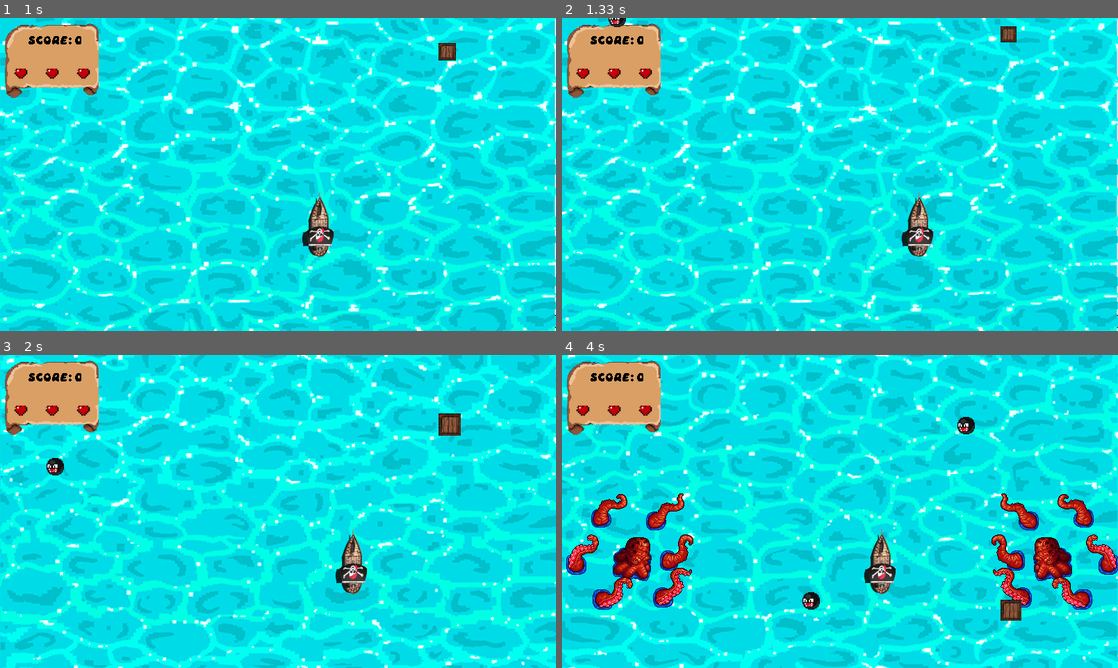
Above: before the commit, frames 1-4 (two rows, left to right).
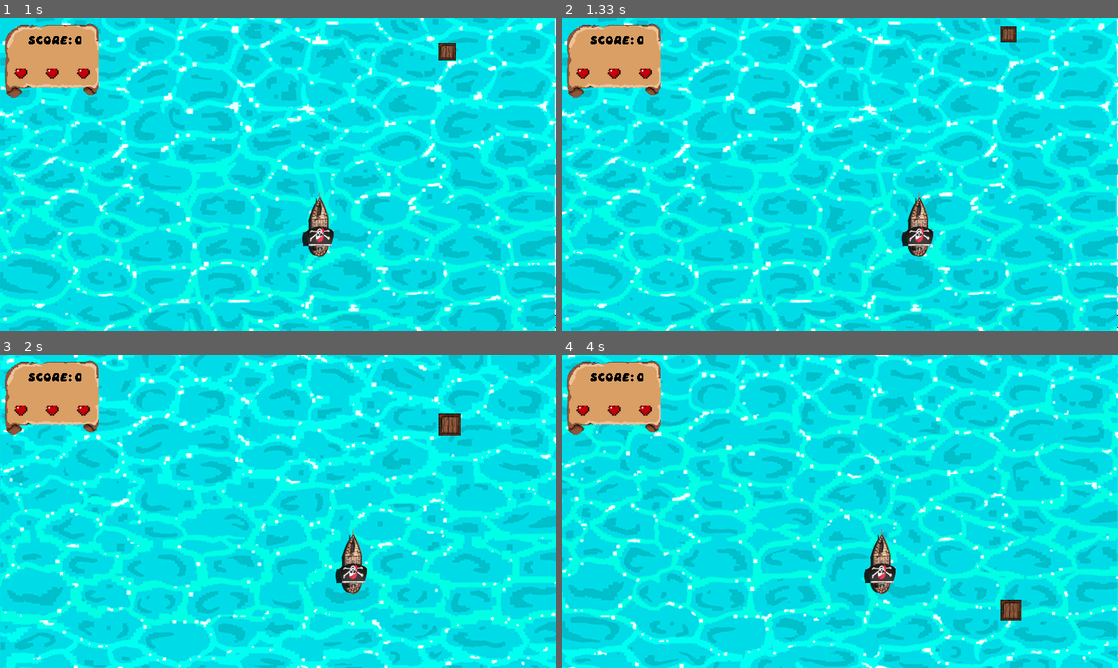
Above: after the commit, the same moments.

Repository: TheSirDylan/Pygames
Game: pygame game, started from sea_scape/app.py
The game is run twice, just before and just after one commit, with the same random seed, the same clock (stepped at 60 frames per second) and the same inputs.
Inputs:
- Up to frame 1 (1 s): tap Space at 0.33 s; hold Right from 0.67 s (still down)
- Up to frame 2 (1.33 s): release Right at 1.13 s; hold Right from 1.17 s (still down)
- Up to frame 3 (2 s): release Right at 1.63 s; hold Left from 1.67 s (still down)
- Up to frame 4 (4 s): release Left at 2.2 s; hold Left 2.23-2.63 s; hold Right 2.67-3.3 s; hold Left 3.33-3.8 s; hold Right from 3.83 s (still down)

Frame 1 is identical in both runs. In frame 2, less than 0.1% of the frame differs, in the area x 8-12%, y 0-3%; in frame 3, 0.2%; in frame 4, 6.1%, in the area x 0-100%, y 19-82%.

Commit message:
Finalized crate ocean movment, fixed Kraken Spawn started work on new enemy logic timer equation.

Diff:
--- a/sea_scape/app.py
+++ b/sea_scape/app.py
@@ -3,6 +3,7 @@
 
 ocean= [6,5,4,3,2,1,0,-1,-2,-1,0,1,2,3,4]
 crate_loop = 0
+k_list_loop = 0
 freq_loop = 0
 score = 0
 health = 3
@@ -35,6 +36,8 @@
 #Ship image and rect
 ship_surf = pygame.image.load('graphics/ship/pship.png').convert_alpha()
 ship_rect = ship_surf.get_rect(midbottom = (400, 350))
+p_surf = pygame.image.load('graphics/enemy/cb.png').convert_alpha()
+p_rect = p_surf.get_rect(center = (ship_rect.x, ship_rect.y) )
 
 #crate image and rect
 crate_surf = pygame.image.load('graphics/help/crate.png').convert_alpha()
@@ -59,7 +62,8 @@
 
 #enemy logic
 enemy_timer = pygame.USEREVENT + 1
-pygame.time.set_timer(enemy_timer, 1000)
+ct = int((pygame.time.get_ticks() - start_time)/ 1000)
+pygame.time.set_timer(enemy_timer, int(10000/(ct+1)))
 
 cb_rect_list = []
 k_rect_list = []
@@ -82,16 +86,18 @@
         return []
 
 def k_movement(k_list):
-    ct = int((pygame.time.get_ticks() - start_time)/ 1000)
     if k_list:
         for k_rect in k_list:
-            if k_rect.left > ship_rect.x:
+            if k_rect.x > ship_rect.x:
                 k_rect.x -= 4
                 screen.blit(k_surf, k_rect)
-            else:
-                k_rect.x += 4
+            k_list = [k for k in k_list if ship_rect.colliderect(k) == False]
+
+        for rk_rect in k_list:
+            if rk_rect.x < ship_rect.x:
+                rk_rect.x += 4
                 screen.blit(rk_surf, rk_rect)
-            k_list = [k for k in k_list if ship_rect.colliderect(k) == False]
+            k_list = [rk for rk in k_list if ship_rect.colliderect(rk) == False]
 
         return k_list
     else:
@@ -153,10 +159,15 @@
                     print('fire')
             if event.type == enemy_timer:
                 cb_rect_list.append(cb_surf.get_rect(midbottom = (randint(25, 775), randint(-200, -30))))
-                if randint(0,2):
-                    k_rect_list.append(k_surf.get_rect(midbottom = (randint(1200, 1800), 375)))
+                if k_list_loop == 10:
+                    k_list_loop = 0
+                    if randint(0,2):
+                        k_rect_list.append(rk_surf.get_rect(midbottom = (-300, 375)))
+                    else:
+                        k_rect_list.append(k_surf.get_rect(midbottom = (1000, 375)))
                 else:
-                    k_rect_list.append(rk_surf.get_rect(midbottom = (randint(-1000, -300), 375)))
+                    k_list_loop += 1
+                print(k_list_loop)
         else:
             #game start
             if event.type == pygame.KEYDOWN:
